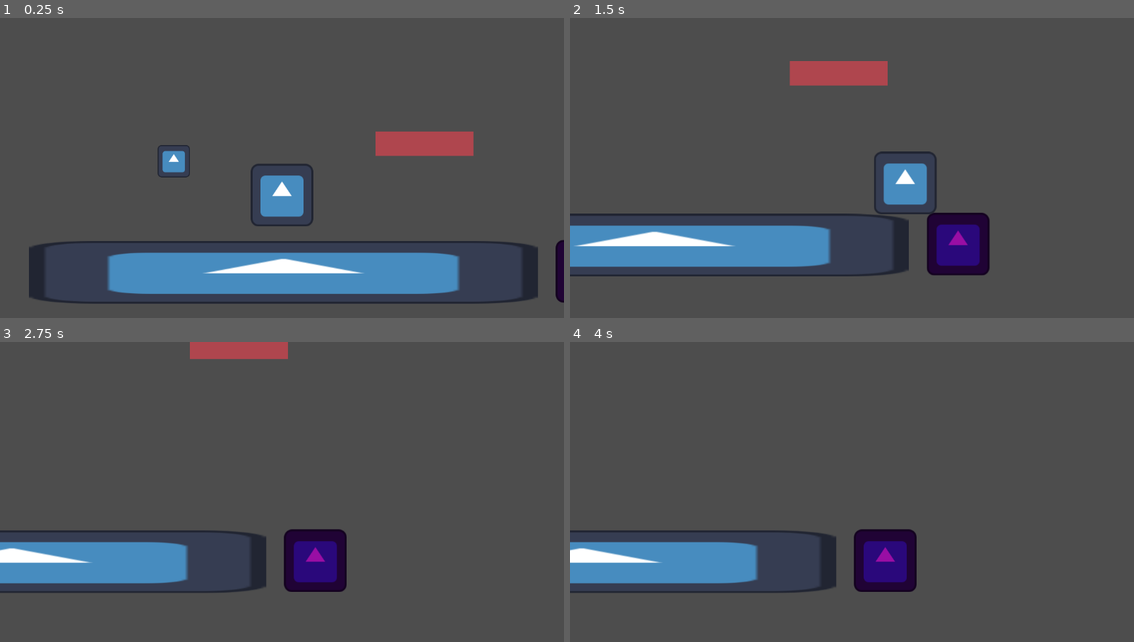
Above: before the commit, frames 1-4 (two rows, left to right).
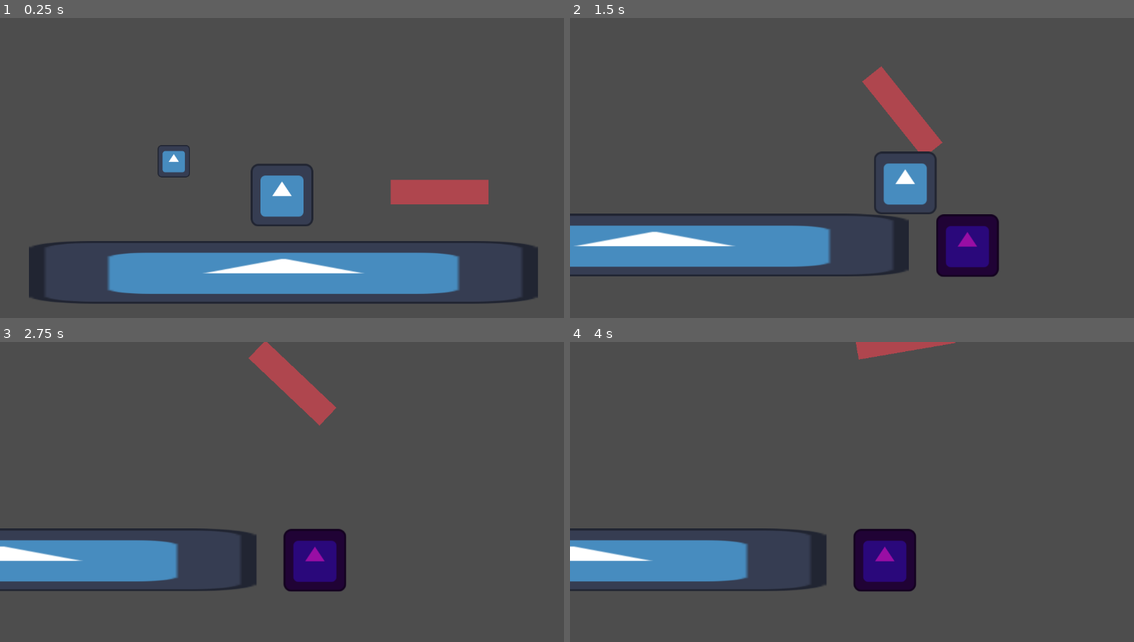
Above: after the commit, the same moments.

Repository: Monczak/warsztatyletni2025
Game: Godot game, scene res://src/SosivoWorld.tscn
Same seed, same stepped clock (60 frames per second), same inputs: the game is played once before the commit and once after it. This scene is started directly instead of the project's main scene. The engine's default icon, where the game draws it, is replaced by a stand-in: a white triangle on a blue panel in a dark square.
Inputs (mouse positions are in pixels of both pictures, inside the frame that each line leads up to):
- Up to frame 1 (0.25 s): no input
- Up to frame 2 (1.5 s): move the mouse to (976, 162) at 0.52 s; hold Right (MoveRight) from 0.53 s (still down); tap Z (Interact) at 0.6, 1.35 s; click (976, 162) at 0.67 s; tap Up (Jump) at 0.77 s; move the mouse to (739, 192) at 1.27 s
- Up to frame 3 (2.75 s): tap Up (Jump) at 1.52 s; move the mouse to (338, 432) at 2.02 s; release Right (MoveRight) at 2.03 s; hold Left (MoveLeft) from 2.03 s (still down); tap Z (Interact) at 2.1 s
- Up to frame 4 (4 s): move the mouse to (823, 564) at 2.77 s; release Left (MoveLeft) at 2.78 s; hold Right (MoveRight) from 2.78 s (still down); tap Z (Interact) at 2.85, 3.6 s; click (823, 564) at 2.92 s; tap Up (Jump) at 3.02, 3.77 s; move the mouse to (1021, 549) at 3.52 s

The runs differ from the first frame. In frame 1, 3.2% of the frame differs, in the area x 66-100%, y 37-95%; in frame 2, 4.0%; in frame 3, 4.4%, in the area x 0-62%, y 0-84%; in frame 4, 2.9%.
Error in both runs: Attempt to call function 'get_node' in base 'null instance' on a null instance. (res://src/singletons/Game.gd:5)

Commit message:
added custom plugin

Diff:
--- a/project.godot
+++ b/project.godot
@@ -23,6 +23,10 @@
 
 naming/scene_name_casing=1
 naming/script_name_casing=1
+
+[editor_plugins]
+
+enabled=PackedStringArray("res://addons/moving_objects_preditctor/plugin.cfg")
 
 [input]
 
--- a/src/SosivoWorld.tscn
+++ b/src/SosivoWorld.tscn
@@ -6,3 +6,12 @@
 
 [node name="Camera2D" parent="." index="0" node_paths=PackedStringArray("target")]
 target = NodePath("../Player")
+
+[node name="Goo" parent="Level" index="3"]
+position = Vector2(642, 217)
+
+[node name="MovingPlatform" parent="Level" index="4" node_paths=PackedStringArray("_rb")]
+position = Vector2(306, 68)
+_rb = NodePath(".")
+
+[editable path="Level"]
--- a/src/sosivo/scripts/MovingObject.gd
+++ b/src/sosivo/scripts/MovingObject.gd
@@ -1,5 +1,5 @@
 extends ObjectInteractable
-
+class_name MovingObject
 
 #@export var rb : RigidBody2D
 @export var _moveSpeed : float = 1
@@ -11,39 +11,39 @@
 @export var _originFlag : bool = true
 
 func OnInteraction() -> void:
-    _originFlag = false
-    pass
+	_originFlag = false
+	pass
 func OffInteraction() -> void:
-    _originFlag = true
-    pass
+	_originFlag = true
+	pass
 
 # Called when the node enters the scene tree for the first time.
 func _ready() -> void:
-    _origin = position;
-    _destination = position + DestinationDelta;
-    pass # Replace with function body.
+	_origin = position;
+	_destination = position + DestinationDelta;
+	pass # Replace with function body.
 
 
 # Called every frame. 'delta' is the elapsed time since the previous frame.
 var velocity : Vector2 = Vector2.ZERO
 
 func _physics_process(delta : float) -> void:
-    const closeToZero : float = 0.05
-    var desiredRelocation : Vector2 = Vector2.ZERO
+	const closeToZero : float = 0.05
+	var desiredRelocation : Vector2 = Vector2.ZERO
 
-    if (_originFlag):
-        desiredRelocation = (_origin - position)
-    else:
-        desiredRelocation = (_destination - position)
+	if (_originFlag):
+		desiredRelocation = (_origin - position)
+	else:
+		desiredRelocation = (_destination - position)
 
-    if (desiredRelocation.length() > closeToZero):
-        velocity = lerp(_rb.linear_velocity, desiredRelocation.normalized() * _moveSpeed,_acceleration * delta)
-    else:
-        velocity = lerp(_rb.linear_velocity, desiredRelocation, _acceleration * delta)
-        #transform.position = (Vector2)transform.position + desiredRelocation;
-    pass
+	if (desiredRelocation.length() > closeToZero):
+		velocity = lerp(_rb.linear_velocity, desiredRelocation.normalized() * _moveSpeed,_acceleration * delta)
+	else:
+		velocity = lerp(_rb.linear_velocity, desiredRelocation, _acceleration * delta)
+		#transform.position = (Vector2)transform.position + desiredRelocation;
+	pass
 
 func _integrate_forces(_state: PhysicsDirectBodyState2D) -> void:
-    _rb.linear_velocity = velocity
-        #transform.position = (Vector2)transform.position + desiredRelocation;
-    pass
+	_rb.linear_velocity = velocity
+		#transform.position = (Vector2)transform.position + desiredRelocation;
+	pass
--- a/src/sosivo/scripts/tools/EditorDrawTool.gd
+++ /dev/null
@@ -1,10 +0,0 @@
-@tool
-extends EditorPlugin
-
-func edit(object :Object) ->void:
-	pass
-func _handles(object: Object) -> bool:
-	return true
-
-func forward_canvas_draw_over_viewport(overlay):
-	overlay.draw_rect(Rect2(50, 50, 100, 50), Color(1, 0, 0, 0.5))
Not shown, added: addons/moving_objects_preditctor/MovingObjectsPreditctor.gd
Not shown, added: addons/moving_objects_preditctor/plugin.cfg
